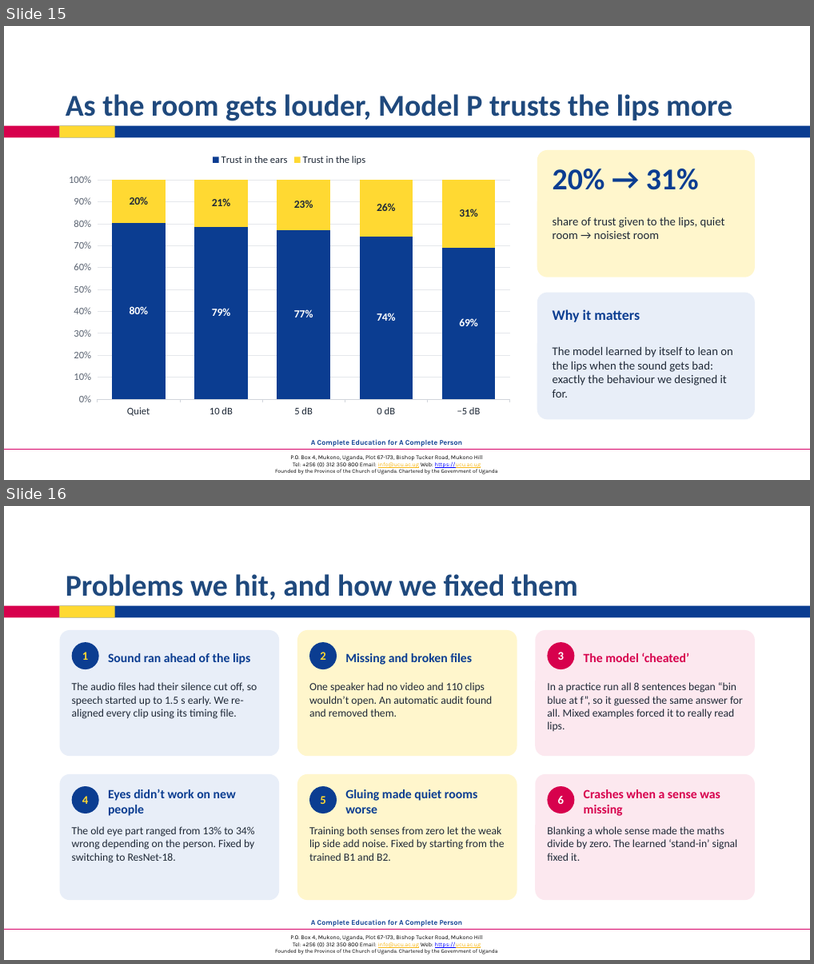
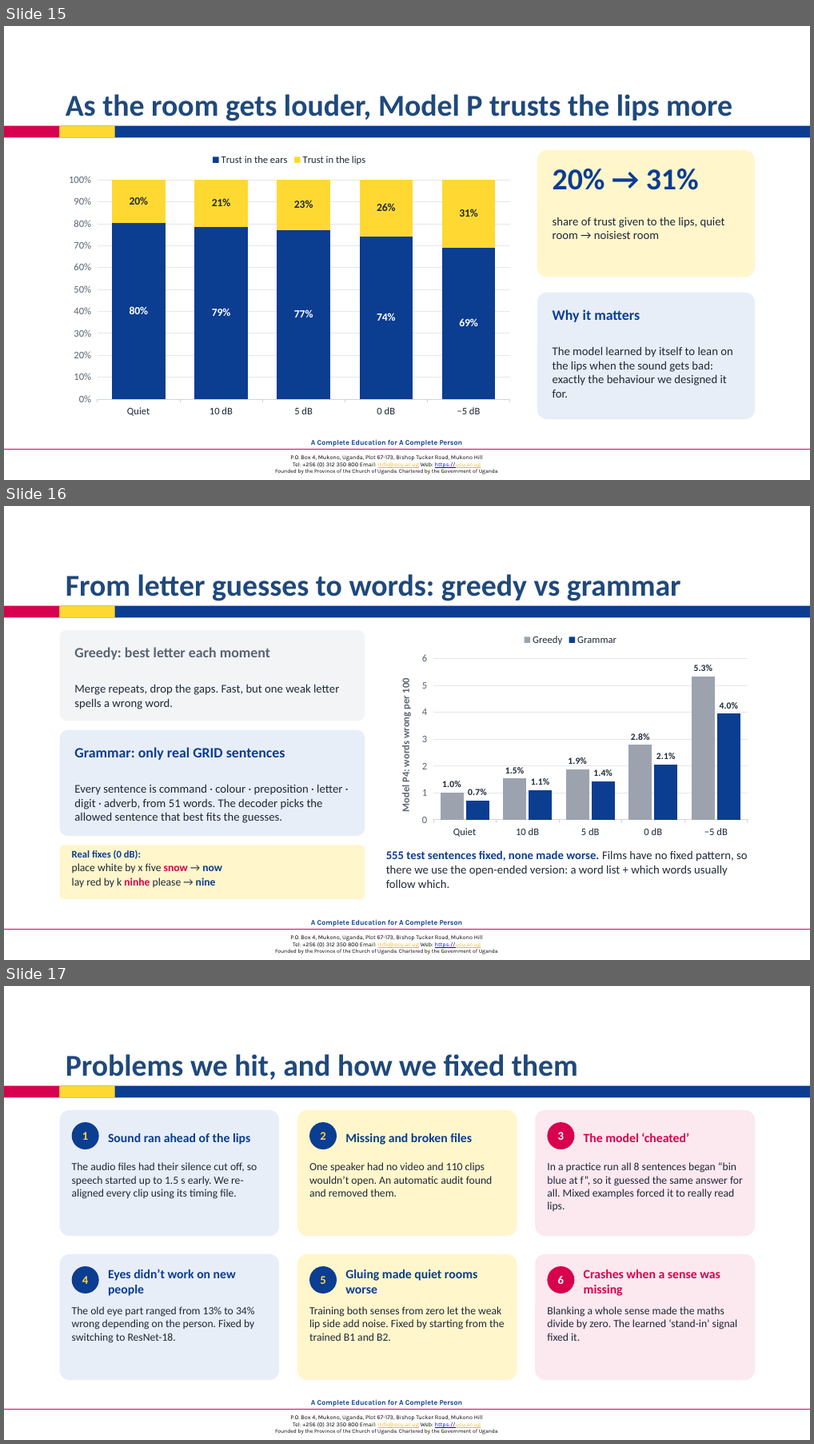
Before and after one commit to coleRodneyMigisha/cv_project_LipScribe, a slide deck: documentation/5_submissions/week3_report/LipScribe_Progress_Presentation.pptx. Shown one above the other, each under a label of ours: slides 15 and 16 before the commit, slides 15, 16 and 17 after it. The pictures are 814x964 and 814x1444 pixels, drawn with LibreOffice and Linux fonts; fonts in the diff are those of the drawing; background and template pictures are left out. Boxes give left, top, right and bottom in pixels: in the first picture for what was removed or moved away, otherwise in the second. Text is boxed around its words. In the diff, an @@ line names an element or a change of style, - is before the commit and + after.

Commit message:
Presentation: slide 16 'From letter guesses to words: greedy vs grammar'
Explains greedy vs GRID grammar decoding for a general audience with Model P4's
test results (1.02% -> 0.71% clean, 5.34% -> 3.95% at -5 dB; 555 sentences fixed,
none made worse) and two real fixes; links to the open-vocabulary LM used for films.

```diff
--- a/documentation/5_submissions/week3_report/LipScribe_Progress_Presentation.pptx
+++ b/documentation/5_submissions/week3_report/LipScribe_Progress_Presentation.pptx
@@ slide 16 added at bbox=[4, 506, 810, 960], background #FFFFFF; not listed: 5 template elements that a slide beside it also shows @@
@@ title added at bbox=[66, 574, 682, 601], 36 pt, text #1F497D, bold @@
+From letter guesses to words: greedy vs grammar
@@ rounded rectangle added at bbox=[60, 630, 365, 720], fill #F3F4F6 @@
@@ text added at bbox=[74, 647, 270, 660], 17 pt, text #5B6472, bold @@
+Greedy: best letter each moment
@@ column chart added at bbox=[386, 627, 755, 842] @@
+categories: Quiet, 10 dB, 5 dB, 0 dB, −5 dB
+Greedy: 1, 1.5, 1.9, 2.8, 5.3
+Grammar: 0.7, 1.1, 1.4, 2.1, 4
@@ text added at bbox=[74, 684, 339, 709], 14 pt, text #1F2937 @@
+Merge repeats, drop the gaps. Fast, but one weak letter spells a wrong word.
@@ rounded rectangle added at bbox=[60, 730, 365, 836], fill #E8EEF8 @@
@@ text added at bbox=[74, 747, 286, 760], 17 pt, text #0B3D91, bold @@
+Grammar: only real GRID sentences
@@ text added at bbox=[74, 784, 342, 823], 14 pt, text #1F2937 @@
+Every sentence is command · colour · preposition · letter · digit · adverb, from 51 words. The decoder picks the allowed sentence that best fits the guesses.
@@ rounded rectangle added at bbox=[60, 844, 365, 900], fill #FFF6CC @@
@@ text added at bbox=[72, 863, 222, 887], 13 pt, text #1F2937 @@
+Real fixes (0 dB):
+place white by x five snow → now
+lay red by k ninhe please → nine
@@ text added at bbox=[386, 850, 747, 888], 14 pt, text #1F2937 @@
+555 test sentences fixed, none made worse. Films have no fixed pattern, so there we use the open-ended version: a word list + which words usually follow which.
@@ what was slide 16 is now slide 17 @@
```
Also in this commit, not shown: 1 other slide added, 1 other file.
